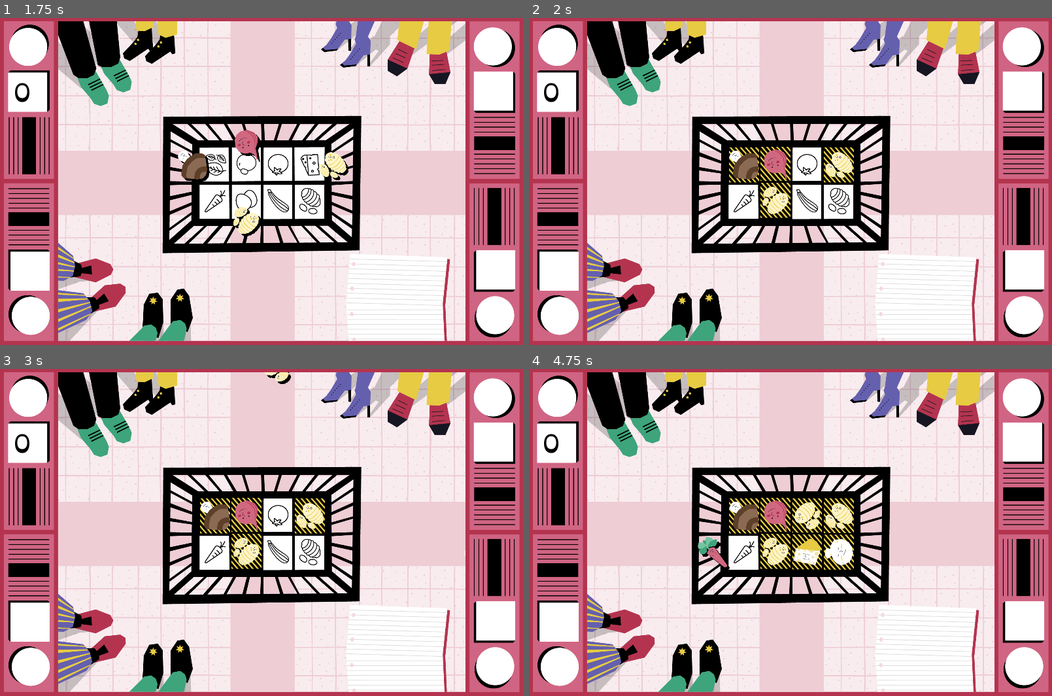
Above: before the commit, frames 1-4 (two rows, left to right).
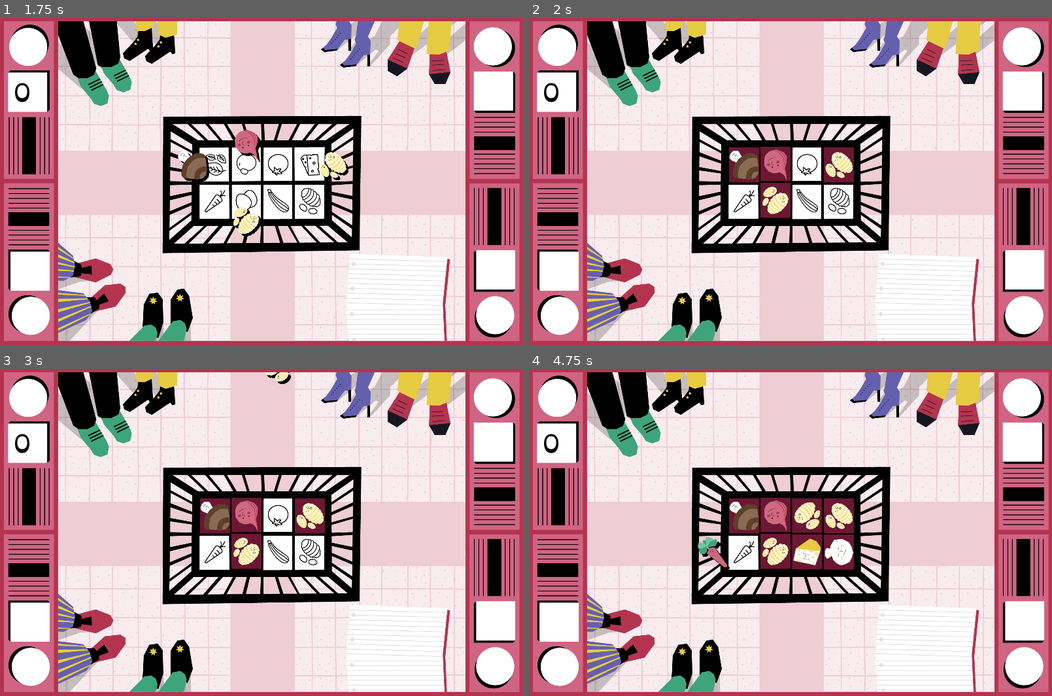
Above: after the commit, the same moments.

Repository: nuco-san/rotary_game
Game: Godot game, scene res://Scenes/Minigioco_1.tscn
The game is run twice, just before and just after one commit, with the same random seed, the same clock (stepped at 60 frames per second) and the same inputs.
Inputs:
- Up to frame 1 (1.75 s): no input
- Up to frame 2 (2 s): no input
- Up to frame 3 (3 s): tap Enter at 2.75 s
- Up to frame 4 (4.75 s): no input

Frame 1 is identical in both runs. In frame 2, 1.4% of the frame differs, in the area x 38-63%, y 39-62%; in frame 3, 1.4%; in frame 4, 2.4%.

Commit message:
sostituito sfondo cibi sbagliati

Diff:
--- a/Scenes/FoodTrack.gd
+++ b/Scenes/FoodTrack.gd
@@ -66,14 +66,18 @@
 
 
 func _on_clear_button_pressed():
+	$ScaleAnimation.play("tap")
 	number_of_clicks += 1
 	if number_of_clicks >= 5:
-		$FinishingPoint/ArrivedFoodSprite.texture = null
-		$FinishingPoint/FoodBackground.texture = null
 		reset_clicks()
 		if is_filled_correctly:
 			is_filled_correctly = false
 			Global.emit_signal("track_filled", false)
+		$TransparencyAnimation.play("disappear")
+		yield($TransparencyAnimation, "animation_finished")
+		$FinishingPoint/ArrivedFoodSprite.modulate = Color.white
+		$FinishingPoint/ArrivedFoodSprite.texture = null
+		$FinishingPoint/FoodBackground.texture = null
 	$ClearButtonTimer.start()
 
 
--- a/Scenes/FoodTrack.tscn
+++ b/Scenes/FoodTrack.tscn
@@ -9,6 +9,85 @@
 
 [sub_resource type="RectangleShape2D" id=2]
 extents = Vector2( 56, 66 )
+
+[sub_resource type="Animation" id=3]
+length = 0.001
+tracks/0/type = "bezier"
+tracks/0/path = NodePath("FinishingPoint/ArrivedFoodSprite:scale:x")
+tracks/0/interp = 1
+tracks/0/loop_wrap = true
+tracks/0/imported = false
+tracks/0/enabled = true
+tracks/0/keys = {
+"points": PoolRealArray( 1, -0.25, 0, 0.25, 0 ),
+"times": PoolRealArray( 0 )
+}
+tracks/1/type = "bezier"
+tracks/1/path = NodePath("FinishingPoint/ArrivedFoodSprite:scale:y")
+tracks/1/interp = 1
+tracks/1/loop_wrap = true
+tracks/1/imported = false
+tracks/1/enabled = true
+tracks/1/keys = {
+"points": PoolRealArray( 1, -0.25, 0, 0.25, 0 ),
+"times": PoolRealArray( 0 )
+}
+
+[sub_resource type="Animation" id=4]
+resource_name = "tap"
+length = 0.1
+step = 0.05
+tracks/0/type = "bezier"
+tracks/0/path = NodePath("FinishingPoint/ArrivedFoodSprite:scale:x")
+tracks/0/interp = 1
+tracks/0/loop_wrap = true
+tracks/0/imported = false
+tracks/0/enabled = true
+tracks/0/keys = {
+"points": PoolRealArray( 1, -0.25, 0, 0.25, 0, 1.1, -0.25, 0, 0.25, 0, 1, -0.25, 0, 0.25, 0 ),
+"times": PoolRealArray( 0, 0.05, 0.1 )
+}
+tracks/1/type = "bezier"
+tracks/1/path = NodePath("FinishingPoint/ArrivedFoodSprite:scale:y")
+tracks/1/interp = 1
+tracks/1/loop_wrap = true
+tracks/1/imported = false
+tracks/1/enabled = true
+tracks/1/keys = {
+"points": PoolRealArray( 1, -0.25, 0, 0.25, 0, 1.1, -0.25, 0, 0.25, 0, 1, -0.25, 0, 0.25, 0 ),
+"times": PoolRealArray( 0, 0.05, 0.1 )
+}
+
+[sub_resource type="Animation" id=5]
+length = 0.001
+tracks/0/type = "value"
+tracks/0/path = NodePath("FinishingPoint/ArrivedFoodSprite:modulate")
+tracks/0/interp = 1
+tracks/0/loop_wrap = true
+tracks/0/imported = false
+tracks/0/enabled = true
+tracks/0/keys = {
+"times": PoolRealArray( 0 ),
+"transitions": PoolRealArray( 1 ),
+"update": 0,
+"values": [ Color( 1, 1, 1, 1 ) ]
+}
+
+[sub_resource type="Animation" id=6]
+resource_name = "disappear"
+length = 0.3
+tracks/0/type = "value"
+tracks/0/path = NodePath("FinishingPoint/ArrivedFoodSprite:modulate")
+tracks/0/interp = 1
+tracks/0/loop_wrap = true
+tracks/0/imported = false
+tracks/0/enabled = true
+tracks/0/keys = {
+"times": PoolRealArray( 0, 0.3 ),
+"transitions": PoolRealArray( 1, 1 ),
+"update": 0,
+"values": [ Color( 1, 1, 1, 1 ), Color( 1, 1, 1, 0 ) ]
+}
 
 [node name="FoodTrack" type="Node2D"]
 script = ExtResource( 1 )
@@ -43,6 +122,14 @@
 wait_time = 0.5
 one_shot = true
 
+[node name="ScaleAnimation" type="AnimationPlayer" parent="."]
+anims/RESET = SubResource( 3 )
+anims/tap = SubResource( 4 )
+
+[node name="TransparencyAnimation" type="AnimationPlayer" parent="."]
+anims/RESET = SubResource( 5 )
+anims/disappear = SubResource( 6 )
+
 [connection signal="area_entered" from="FinishingPoint/DestinationArea" to="." method="_on_destination_area_entered"]
 [connection signal="pressed" from="FinishingPoint/ClearButton" to="." method="_on_clear_button_pressed"]
 [connection signal="timeout" from="Timer" to="." method="spawn_food"]
Binary file changed: 04_Sprite_EXPORT_ROTARY/Slot_sbagliato.png
Not shown: 1 places in Scenes/FoodTrack.tscn that only renumber resources
